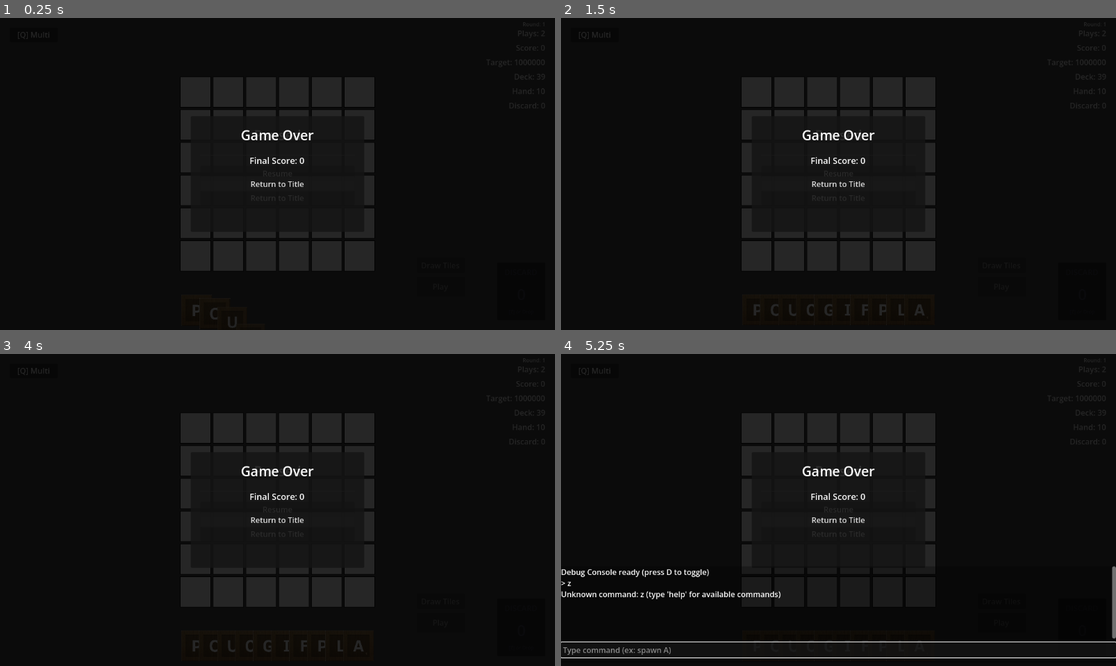
Above: before the commit, frames 1-4 (two rows, left to right).
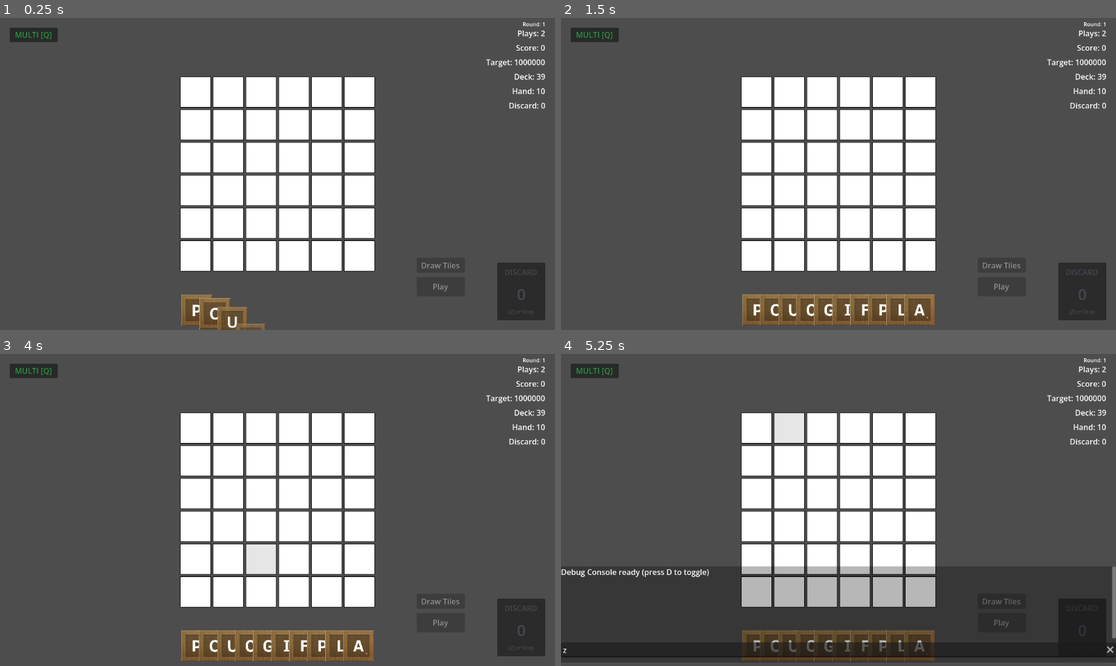
Above: after the commit, the same moments.

Repository: rcmilan/godot-scrabblerabble
Game: Godot game, scene res://scenes/main.tscn
Same seed, same stepped clock (60 frames per second), same inputs: the game is played once before the commit and once after it.
Inputs (mouse positions are in pixels of both pictures, inside the frame that each line leads up to):
- Up to frame 1 (0.25 s): no input
- Up to frame 2 (1.5 s): tap Enter (ui_accept) at 0.5 s; drag from (755, 92) to (894, 105) at 0.52 s; click (838, 174) at 1.25 s, where only the run before the commit has a clickable "Resume"
- Up to frame 3 (4 s): click (277, 534) at 2 s, where only the run before the commit has a clickable "Return to Title"; click (277, 519) at 2.75 s, where only the run before the commit has a clickable "Return to Title"; drag from (227, 428) to (249, 572) at 3.52 s
- Up to frame 4 (5.25 s): move the mouse to (821, 428) at 4.27 s; hold D 4.28-5 s; hold Z (discard_tiles) 4.28-5 s; click (821, 428) at 4.42 s; tap Enter (ui_accept) at 5 s; drag from (855, 428) to (672, 463) at 5.02 s

The runs differ from the first frame. In frame 1, 99% of the frame differs, in the area x 0-100%, y 0-100%; in frame 2, 99%; in frame 3, 99%; in frame 4, 95%.
Error before the commit: Parse Error: Class "GameOverPopup" hides a global script class. (res://Scenes/ui/game_over_popup/game_over_popup.gd:2)

Commit message:
fix: correct all Scenes/ paths to scenes/ and rename Debug directory to debug
- Fixed all .tscn files that referenced res://Scenes/ to use res://scenes/
- Renamed scenes/Debug/ directory to scenes/debug/ for consistent snake_case naming
- Removed invalid UIDs from script references that pointed to old paths

Diff:
--- a/scenes/board/board.tscn
+++ b/scenes/board/board.tscn
@@ -1,6 +1,6 @@
 [gd_scene load_steps=2 format=3 uid="uid://6mhb0a0g3kj8"]
 
-[ext_resource type="Script" uid="uid://dpqhtavtawnb5" path="res://Scenes/Board/board.gd" id="1_v1rvb"]
+[ext_resource type="Script" uid="uid://dpqhtavtawnb5" path="res://scenes/Board/board.gd" id="1_v1rvb"]
 
 [node name="Board" type="Control"]
 layout_mode = 3
--- a/scenes/board/board_cell.tscn
+++ b/scenes/board/board_cell.tscn
@@ -1,6 +1,6 @@
 [gd_scene load_steps=3 format=3 uid="uid://c6h3ep2nj7tvx"]
 
-[ext_resource type="Script" uid="uid://dvkxwq7dw0724" path="res://Scenes/Board/board_cell.gd" id="1_0my7h"]
+[ext_resource type="Script" uid="uid://dvkxwq7dw0724" path="res://scenes/Board/board_cell.gd" id="1_0my7h"]
 [ext_resource type="Texture2D" uid="uid://waorkaoff3cs" path="res://Assets/blank_tile.png" id="1_6yrkg"]
 
 [node name="BoardCell" type="Control"]
--- a/scenes/Debug/debug_console.tscn
+++ b/scenes/debug/debug_console.tscn
@@ -1,6 +1,6 @@
 [gd_scene load_steps=2 format=3 uid="uid://b7137nxmc3c7y"]
 
-[ext_resource type="Script" uid="uid://crmfa5kuigi0k" path="res://Scenes/Debug/debug_console.gd" id="1_rjebi"]
+[ext_resource type="Script" path="res://scenes/debug/debug_console.gd" id="1_rjebi"]
 
 [node name="DebugConsole" type="CanvasLayer"]
 layer = 100
--- a/scenes/hand/hand.tscn
+++ b/scenes/hand/hand.tscn
@@ -1,6 +1,6 @@
 [gd_scene load_steps=2 format=3 uid="uid://cheurswfn12g"]
 
-[ext_resource type="Script" uid="uid://y4pckr5v7iuy" path="res://Scenes/Hand/hand.gd" id="1_fo6ib"]
+[ext_resource type="Script" uid="uid://y4pckr5v7iuy" path="res://scenes/Hand/hand.gd" id="1_fo6ib"]
 
 [node name="Hand" type="Control"]
 custom_minimum_size = Vector2(200, 84)
--- a/scenes/tile/tile.tscn
+++ b/scenes/tile/tile.tscn
@@ -1,7 +1,7 @@
 [gd_scene load_steps=5 format=3 uid="uid://ljhh63qjf5cg"]
 
 [ext_resource type="Texture2D" uid="uid://cbdqjfwfeyp16" path="res://Assets/letter.png" id="1_5kclj"]
-[ext_resource type="Script" uid="uid://qspae3s7qlw6" path="res://Scenes/Tile/tile.gd" id="1_vb0gs"]
+[ext_resource type="Script" uid="uid://qspae3s7qlw6" path="res://scenes/Tile/tile.gd" id="1_vb0gs"]
 
 [sub_resource type="StyleBoxFlat" id="StyleBoxFlat_vb0gs"]
 bg_color = Color(0.6, 0.6, 0.6, 0)
--- a/scenes/title_screen/options_popup.tscn
+++ b/scenes/title_screen/options_popup.tscn
@@ -1,6 +1,6 @@
 [gd_scene load_steps=2 format=3 uid="uid://c4m8xqw1vxj5r"]
 
-[ext_resource type="Script" path="res://Scenes/title_screen/options_popup.gd" id="1_options"]
+[ext_resource type="Script" path="res://scenes/title_screen/options_popup.gd" id="1_options"]
 
 [node name="OptionsPopup" type="Control"]
 visible = false
--- a/scenes/title_screen/run_setup_popup.tscn
+++ b/scenes/title_screen/run_setup_popup.tscn
@@ -1,6 +1,6 @@
 [gd_scene load_steps=2 format=3]
 
-[ext_resource type="Script" path="res://Scenes/title_screen/run_setup_popup.gd" id="1_setup"]
+[ext_resource type="Script" path="res://scenes/title_screen/run_setup_popup.gd" id="1_setup"]
 
 [node name="RunSetupPopup" type="Control"]
 visible = false
--- a/scenes/title_screen/title_screen.tscn
+++ b/scenes/title_screen/title_screen.tscn
@@ -1,8 +1,8 @@
 [gd_scene load_steps=4 format=3 uid="uid://ba7kv2r3xm8pl"]
 
-[ext_resource type="Script" path="res://Scenes/title_screen/title_screen.gd" id="1_title"]
-[ext_resource type="PackedScene" uid="uid://c4m8xqw1vxj5r" path="res://Scenes/title_screen/OptionsPopup.tscn" id="2_options"]
-[ext_resource type="PackedScene" path="res://Scenes/title_screen/RunSetupPopup.tscn" id="3_run_setup"]
+[ext_resource type="Script" path="res://scenes/title_screen/title_screen.gd" id="1_title"]
+[ext_resource type="PackedScene" uid="uid://c4m8xqw1vxj5r" path="res://scenes/title_screen/OptionsPopup.tscn" id="2_options"]
+[ext_resource type="PackedScene" path="res://scenes/title_screen/RunSetupPopup.tscn" id="3_run_setup"]
 
 [node name="TitleScreen" type="Control"]
 layout_mode = 3
--- a/scenes/ui/debug_overlay/debug_overlay.tscn
+++ b/scenes/ui/debug_overlay/debug_overlay.tscn
@@ -1,6 +1,6 @@
 [gd_scene load_steps=2 format=3 uid="uid://dp8k3r3swjcte"]
 
-[ext_resource type="Script" path="res://Scenes/ui/debug_overlay/debug_overlay.gd" id="1_debugoverlay"]
+[ext_resource type="Script" path="res://scenes/ui/debug_overlay/debug_overlay.gd" id="1_debugoverlay"]
 
 [node name="DebugOverlay" type="CanvasLayer"]
 layer = 100
--- a/scenes/ui/discard_confirmation_dialog/discard_confirmation_dialog.tscn
+++ b/scenes/ui/discard_confirmation_dialog/discard_confirmation_dialog.tscn
@@ -1,6 +1,6 @@
 [gd_scene load_steps=2 format=3]
 
-[ext_resource type="Script" path="res://Scenes/ui/discard_confirmation_dialog/discard_confirmation_dialog.gd" id="1_dialog"]
+[ext_resource type="Script" path="res://scenes/ui/discard_confirmation_dialog/discard_confirmation_dialog.gd" id="1_dialog"]
 
 [node name="DiscardConfirmationDialog" type="CanvasLayer"]
 layer = 10
--- a/scenes/ui/discard_pile/discard_pile.tscn
+++ b/scenes/ui/discard_pile/discard_pile.tscn
@@ -1,6 +1,6 @@
 [gd_scene load_steps=2 format=3]
 
-[ext_resource type="Script" path="res://Scenes/ui/discard_pile/discard_pile.gd" id="1_pile"]
+[ext_resource type="Script" path="res://scenes/ui/discard_pile/discard_pile.gd" id="1_pile"]
 
 [node name="DiscardPile" type="Control"]
 custom_minimum_size = Vector2(100, 120)
--- a/scenes/ui/game_over_popup/game_over_popup.tscn
+++ b/scenes/ui/game_over_popup/game_over_popup.tscn
@@ -1,6 +1,6 @@
 [gd_scene load_steps=2 format=3]
 
-[ext_resource type="Script" path="res://Scenes/ui/game_over_popup/game_over_popup.gd" id="1_script"]
+[ext_resource type="Script" path="res://scenes/ui/game_over_popup/game_over_popup.gd" id="1_script"]
 
 [node name="GameOverPopup" type="CanvasLayer"]
 layer = 10
--- a/scenes/ui/main_hud/main_hud.tscn
+++ b/scenes/ui/main_hud/main_hud.tscn
@@ -1,6 +1,6 @@
 [gd_scene load_steps=2 format=3 uid="uid://dvvvp3s5ego5p"]
 
-[ext_resource type="Script" uid="uid://ovu3bkok7cl3" path="res://Scenes/ui/main_hud/main_hud.gd" id="1_mainhud"]
+[ext_resource type="Script" uid="uid://ovu3bkok7cl3" path="res://scenes/ui/main_hud/main_hud.gd" id="1_mainhud"]
 
 [node name="MainHUD" type="CanvasLayer"]
 layer = 0
--- a/scenes/ui/multi_select_indicator/multi_select_indicator.tscn
+++ b/scenes/ui/multi_select_indicator/multi_select_indicator.tscn
@@ -1,6 +1,6 @@
 [gd_scene load_steps=2 format=3 uid="uid://cscoel3dj5cps"]
 
-[ext_resource type="Script" path="res://Scenes/ui/multi_select_indicator/multi_select_indicator.gd" id="1_indicator"]
+[ext_resource type="Script" path="res://scenes/ui/multi_select_indicator/multi_select_indicator.gd" id="1_indicator"]
 
 [node name="MultiSelectIndicator" type="Control"]
 anchors_preset = 0
--- a/scenes/ui/pause_menu/pause_menu.tscn
+++ b/scenes/ui/pause_menu/pause_menu.tscn
@@ -1,6 +1,6 @@
 [gd_scene load_steps=2 format=3]
 
-[ext_resource type="Script" path="res://Scenes/ui/pause_menu/pause_menu.gd" id="1_script"]
+[ext_resource type="Script" path="res://scenes/ui/pause_menu/pause_menu.gd" id="1_script"]
 
 [node name="PauseMenu" type="CanvasLayer"]
 layer = 10
Renamed: scenes/Debug/debug_console.gd -> scenes/debug/debug_console.gd
Renamed: scenes/Debug/debug_console.gd.uid -> scenes/debug/debug_console.gd.uid
Renamed: scenes/Debug/debug_manager.gd -> scenes/debug/debug_manager.gd
Renamed: scenes/Debug/debug_manager.gd.uid -> scenes/debug/debug_manager.gd.uid
Not shown, added: scenes/debug/CLAUDE.md
